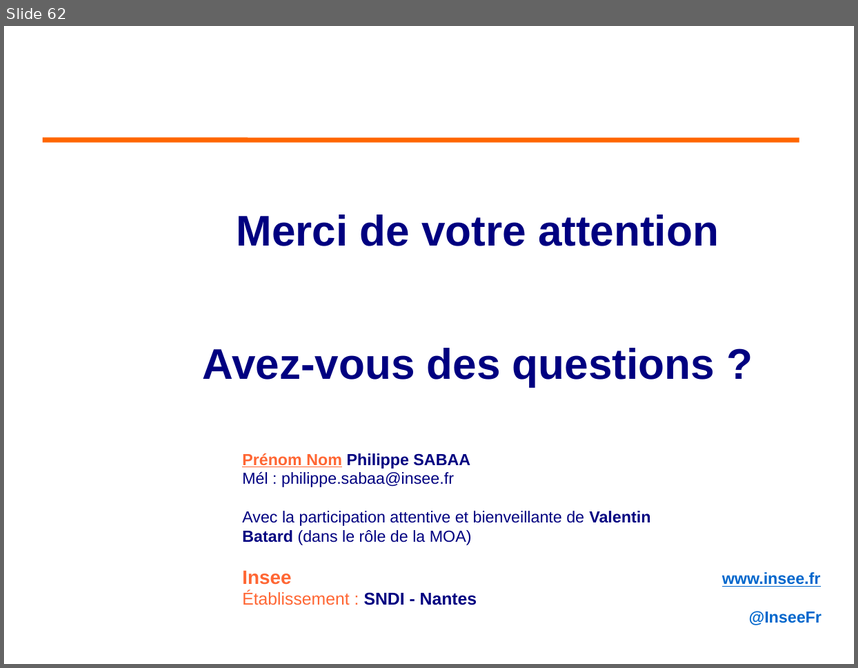
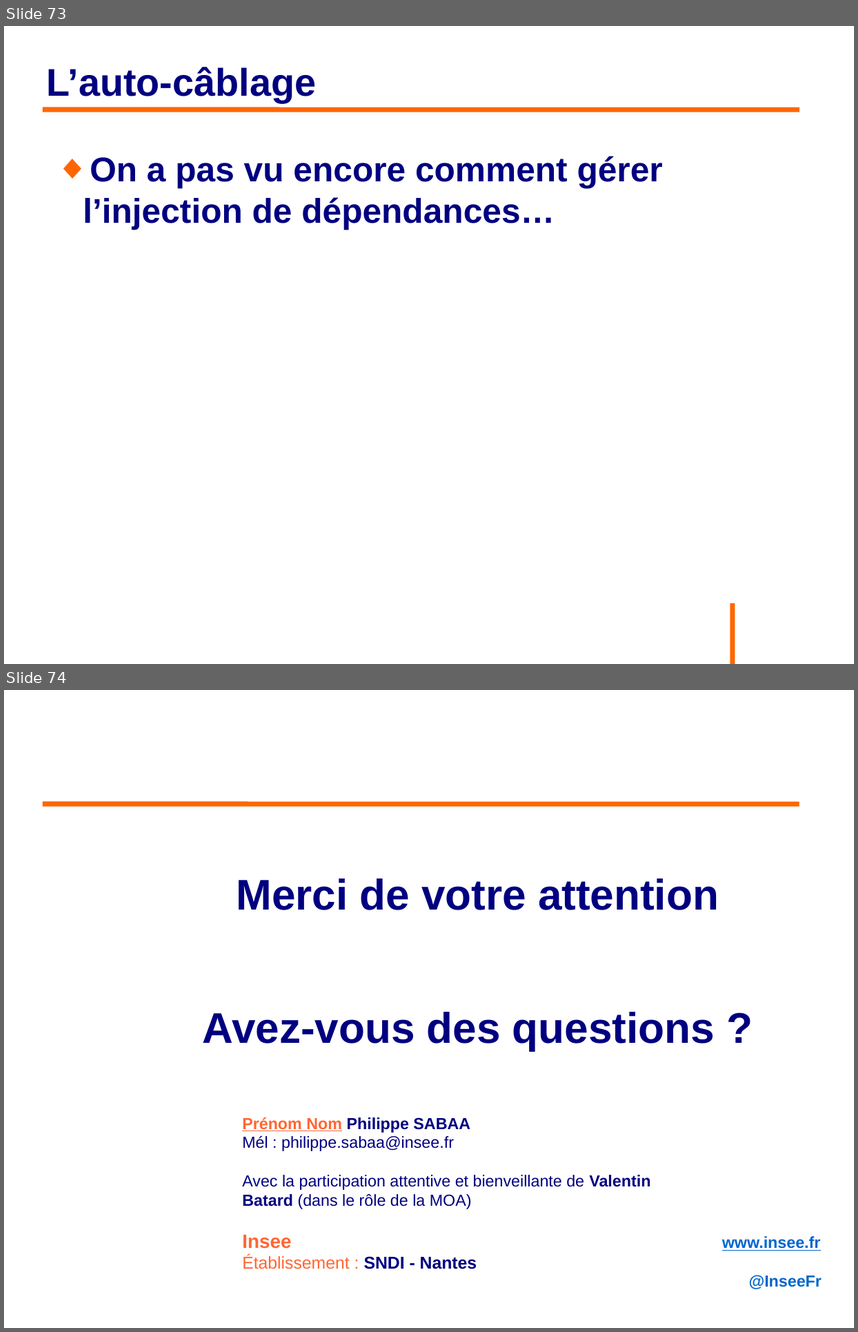
Before and after one commit to philphils/formation-spring, a slide deck: Documentation/diapo_formation_spring.odp. Shown one above the other, each under a label of ours: slide 62 before the commit, slides 73 and 74 after it. The pictures are 858x668 and 858x1332 pixels, drawn with LibreOffice and Linux fonts; fonts in the diff are those of the drawing; background and template pictures are left out. Boxes give left, top, right and bottom in pixels: in the first picture for what was removed or moved away, otherwise in the second. Text is boxed around its words. In the diff, an @@ line names an element or a change of style, - is before the commit and + after.

```diff
--- a/Documentation/diapo_formation_spring.odp
+++ b/Documentation/diapo_formation_spring.odp
@@ slide 73 added at <box>4,26,854,664</box>, background #FFFFFF @@
@@ title added at <box>47,67,317,103</box>, 36 pt, text #000080, bold @@
+L’auto-câblage
@@ line added from (43, 109) to (800, 109), #FF6600 4.54 pt @@
@@ text added at <box>83,156,663,229</box>, 32 pt, text #000080, bold @@
+◆ On a pas vu encore comment gérer l’injection de dépendances…
@@ line added from (733, 603) to (733, 664), #FF6600 4.54 pt @@
@@ what was slide 62 is now slide 74 @@
```
Also in this commit, not shown: 8 slides changed, 12 other slides added, 1 slide removed.
